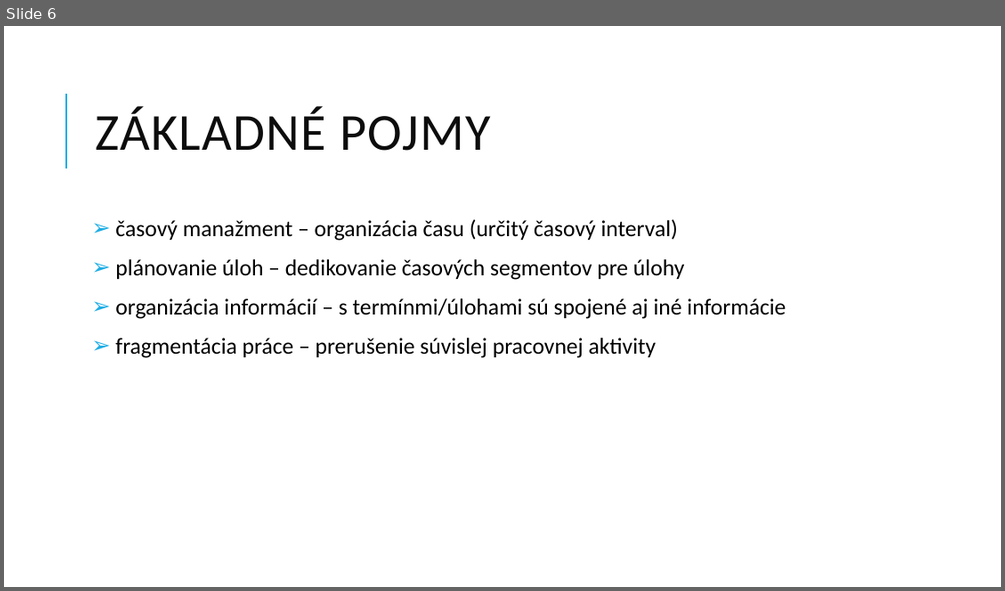
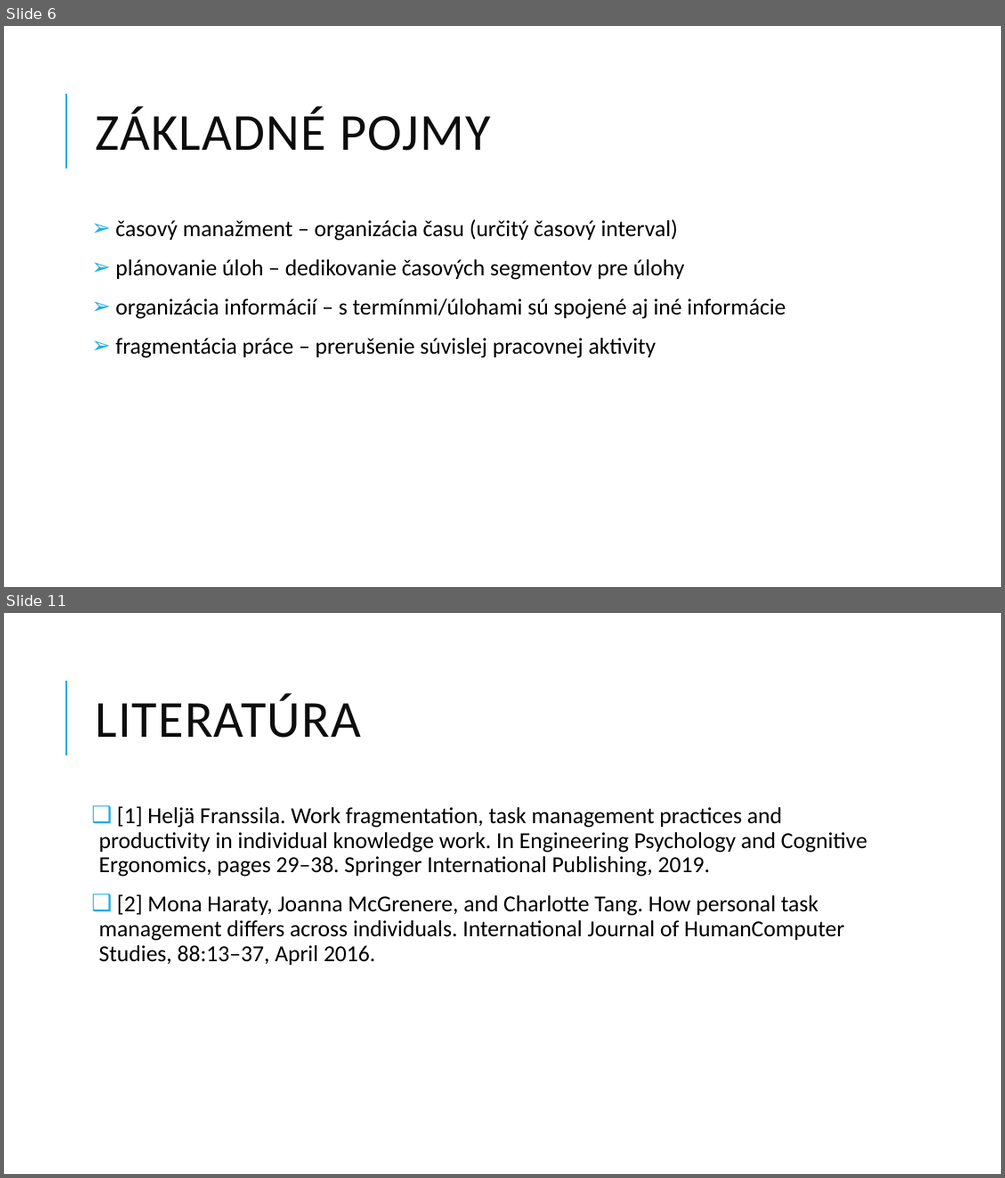
Before and after one commit to Plasmoxy/MIP_clanok, a slide deck: petrik_mip_present.pptx. Shown one above the other, each under a label of ours: slide 6 before the commit, slides 6 and 11 after it; the slides between them are not shown. The pictures are 1005x591 and 1005x1178 pixels, drawn with LibreOffice and Linux fonts; fonts in the diff are those of the drawing. Boxes give left, top, right and bottom in pixels: in the first picture for what was removed or moved away, otherwise in the second. Text is boxed around its words. In the diff, an @@ line names an element or a change of style, - is before the commit and + after.

```diff
--- a/petrik_mip_present.pptx
+++ b/petrik_mip_present.pptx
@@ slide 11 added at (4, 613, 1001, 1174), background #FFFFFF; not listed: 1 template element that a slide beside it also shows @@
@@ title added at (95, 694, 361, 738), 50 pt, text #0D0D0D @@
+LITERATÚRA
@@ text added at (99, 806, 867, 965), 22 pt, text #000000 @@
+❑ [1] Heljä Franssila. Work fragmentation, task management practices and productivity in individual knowledge work. In Engineering Psychology and Cognitive Ergonomics, pages 29–38. Springer International Publishing, 2019.
+❑ [2] Mona Haraty, Joanna McGrenere, and Charlotte Tang. How personal task management differs across individuals. International Journal of HumanComputer Studies, 88:13–37, April 2016.
```
Also in this commit, not shown: 4 slides changed, 4 other slides added, 1 slide removed, 2 other files.
